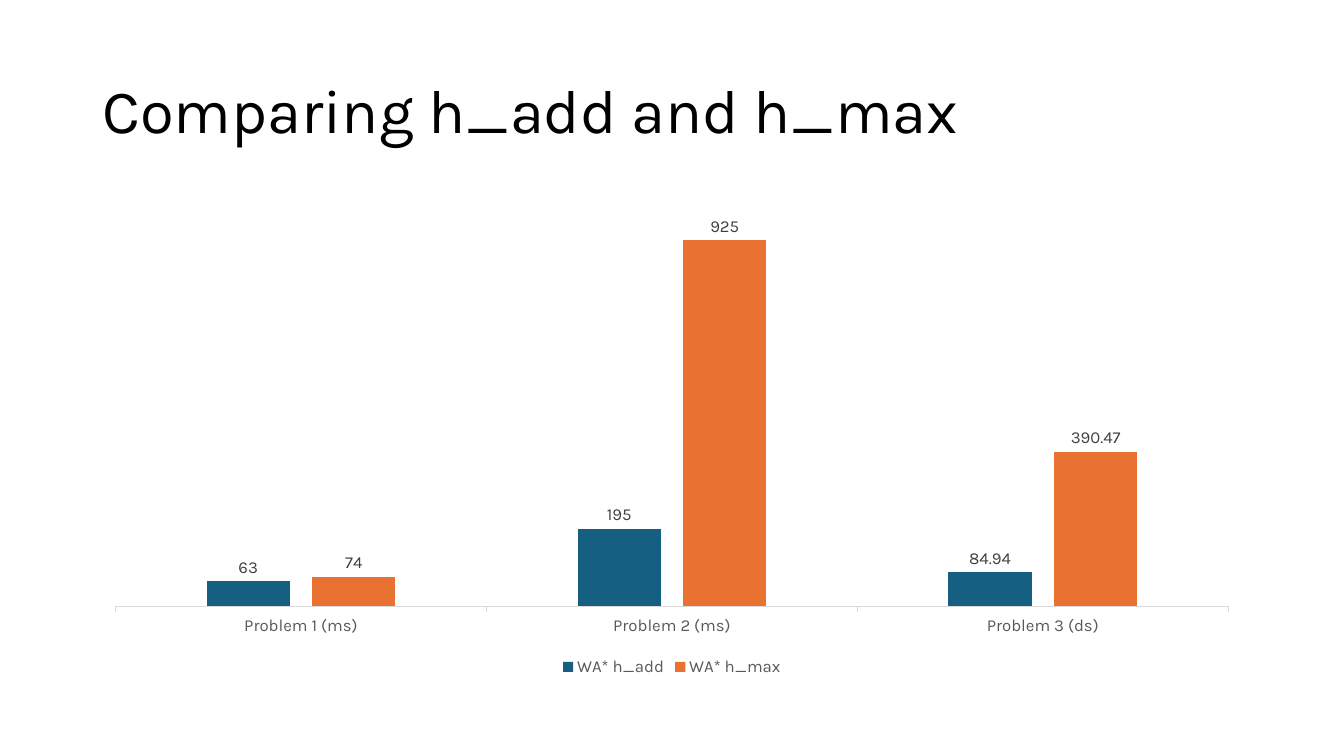
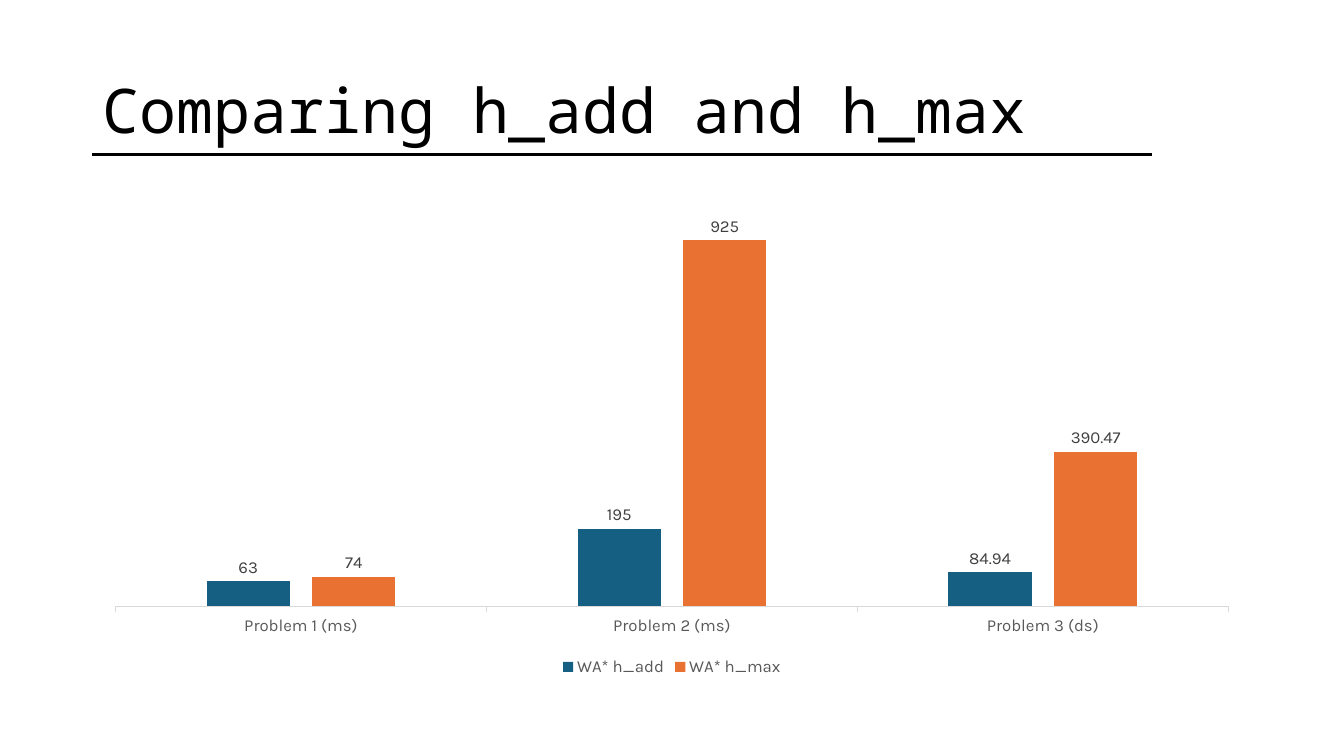
Before and after one commit to serenaragaglia/taxi_planning, a slide deck: slide 11 of documents/planning.pptx. Drawn at 1344x756 pixels with LibreOffice and Linux fonts; fonts in the diff are those of the drawing. Boxes give left, top, right and bottom in pixels: in the first picture for what was removed or moved away, otherwise in the second. Text is boxed around its words. In the diff, an @@ line names an element or a change of style, - is before the commit and + after.

```diff
--- a/documents/planning.pptx
+++ b/documents/planning.pptx
@@ title "Comparing h_add and h_max" at <box>102,86,1027,148</box>: font Karla to Noto Sans Mono @@
@@ line added from (93, 154) to (1152, 154), #000000 1.5 pt @@
```
Also in this commit, not shown: 19 other slides changed, 9 slides added, 1 slide removed, 1 other file.
